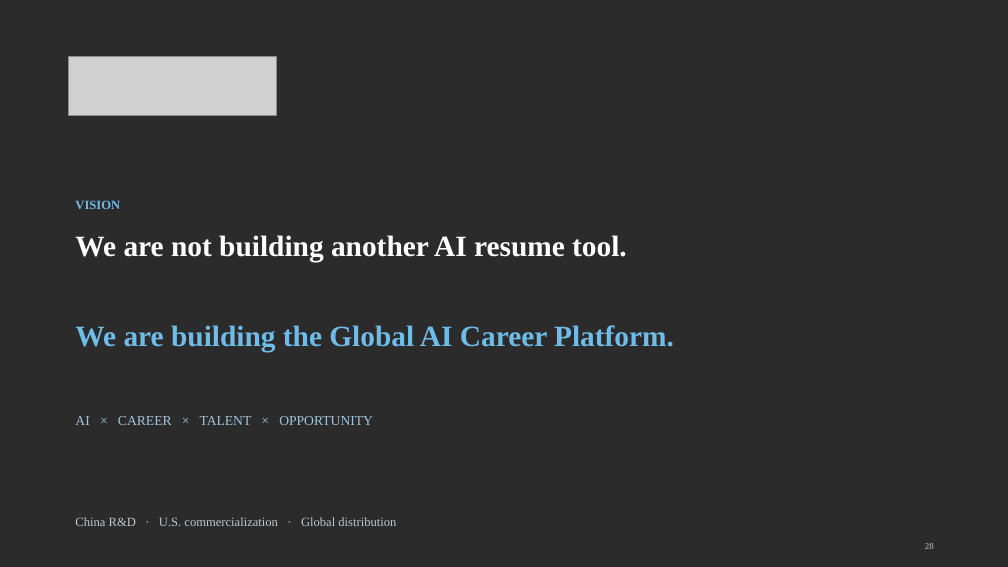
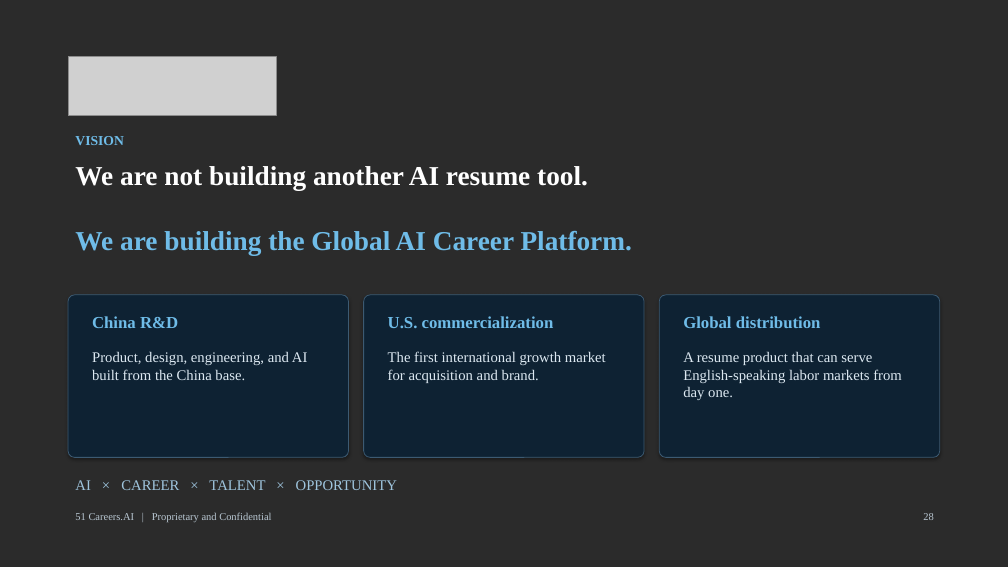
Before and after one commit to anthonyleedu/anthonyleedu, a slide deck: slide 28 of 51Careers_AI_Investor_Overview.pptx. Drawn at 1008x567 pixels with LibreOffice and Linux fonts; fonts in the diff are those of the drawing; grey boxes stand for pictures; background and template pictures are left out; a plain dark background stands for a picture behind light text. Boxes give left, top, right and bottom in pixels: in the first picture for what was removed or moved away, otherwise in the second. Text is boxed around its words. In the diff, an @@ line names an element or a change of style, - is before the commit and + after.

```diff
--- a/51Careers_AI_Investor_Overview.pptx
+++ b/51Careers_AI_Investor_Overview.pptx
@@ text "VISION": place and size @@
-text "VISION" at [75,200,120,209]
+text "VISION" at [75,136,123,145]
@@ text "VISION" at [75,136,123,145]: size 12 to 13 pt @@
@@ text "We are not building another ...": place and size @@
-text "We are not building another ..." at [75,235,627,262]
+text "We are not building another ..." at [75,166,588,191]
@@ text "We are not building another ..." at [75,166,588,191]: size 28 to 26 pt @@
@@ text "We are building the Global ..." at [75,231,632,255]: size 28 to 26 pt @@
@@ text "We are building the Global ...": place and size @@
-text "We are building the Global ..." at [75,325,674,353]
+text "We are building the Global ..." at [75,231,632,255]
@@ rounded rectangle added at [68,295,349,457], fill #0E2233, outline #3C5A72 0.75 pt @@
@@ rounded rectangle added at [364,295,644,457], fill #0E2233, outline #3C5A72 0.75 pt @@
@@ rounded rectangle added at [659,295,940,457], fill #0E2233, outline #3C5A72 0.75 pt @@
@@ text at [92,316,178,328]: text changed; size 12 to 16 pt; text colour #B9C7D2 to #6FBCE8; bold on @@
-China R&D · U.S. commercialization · Global distribution
+China R&D
@@ text added at [388,316,554,328], 16 pt, text #6FBCE8, bold @@
+U.S. commercialization
@@ text added at [683,316,821,328], 16 pt, text #6FBCE8, bold @@
+Global distribution
@@ text added at [92,351,308,380], 14 pt, text #DCE8F1 @@
+Product, design, engineering, and AI built from the China base.
@@ text added at [388,351,606,383], 14 pt, text #DCE8F1 @@
+The first international growth market for acquisition and brand.
@@ text added at [683,351,902,400], 14 pt, text #DCE8F1 @@
+A resume product that can serve English-speaking labor markets from day one.
@@ text "AI × CAREER × TALENT ...": place and size @@
-text "AI × CAREER × TALENT ..." at [75,416,373,425]
+text "AI × CAREER × TALENT ..." at [75,480,397,490]
@@ text "AI × CAREER × TALENT ..." at [75,480,397,490]: size 13 to 14 pt @@
@@ text "28": place and size @@
-text "28" at [925,543,934,549]
+text "28" at [923,513,933,520]
@@ text "28" at [923,513,933,520]: size 8.5 to 10 pt @@
@@ text added at [75,512,271,522], 10 pt, text #B9C7D2 @@
+51 Careers.AI | Proprietary and Confidential
```
Also in this commit, not shown: 28 other slides changed, 1 other file.
